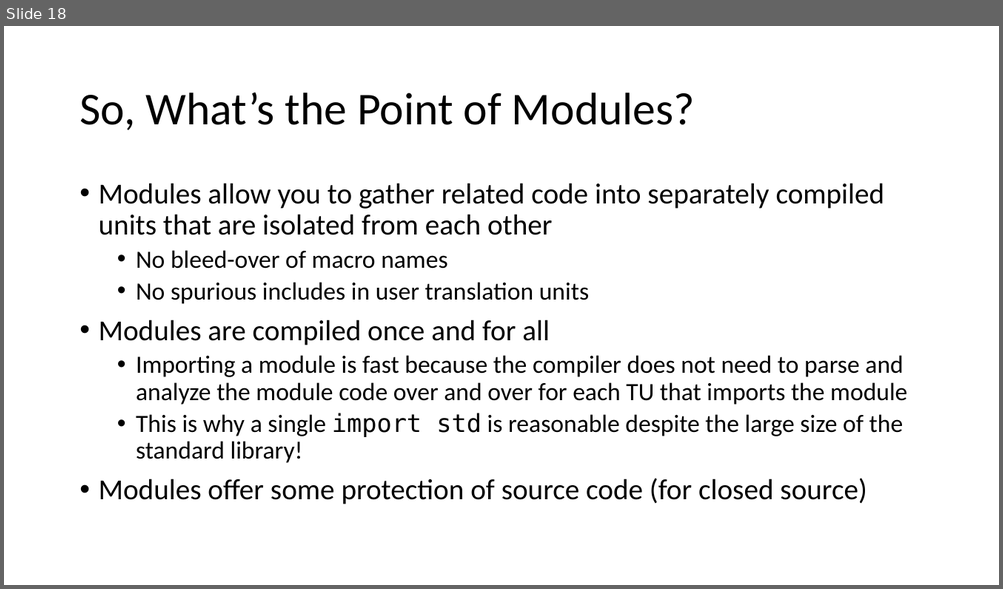
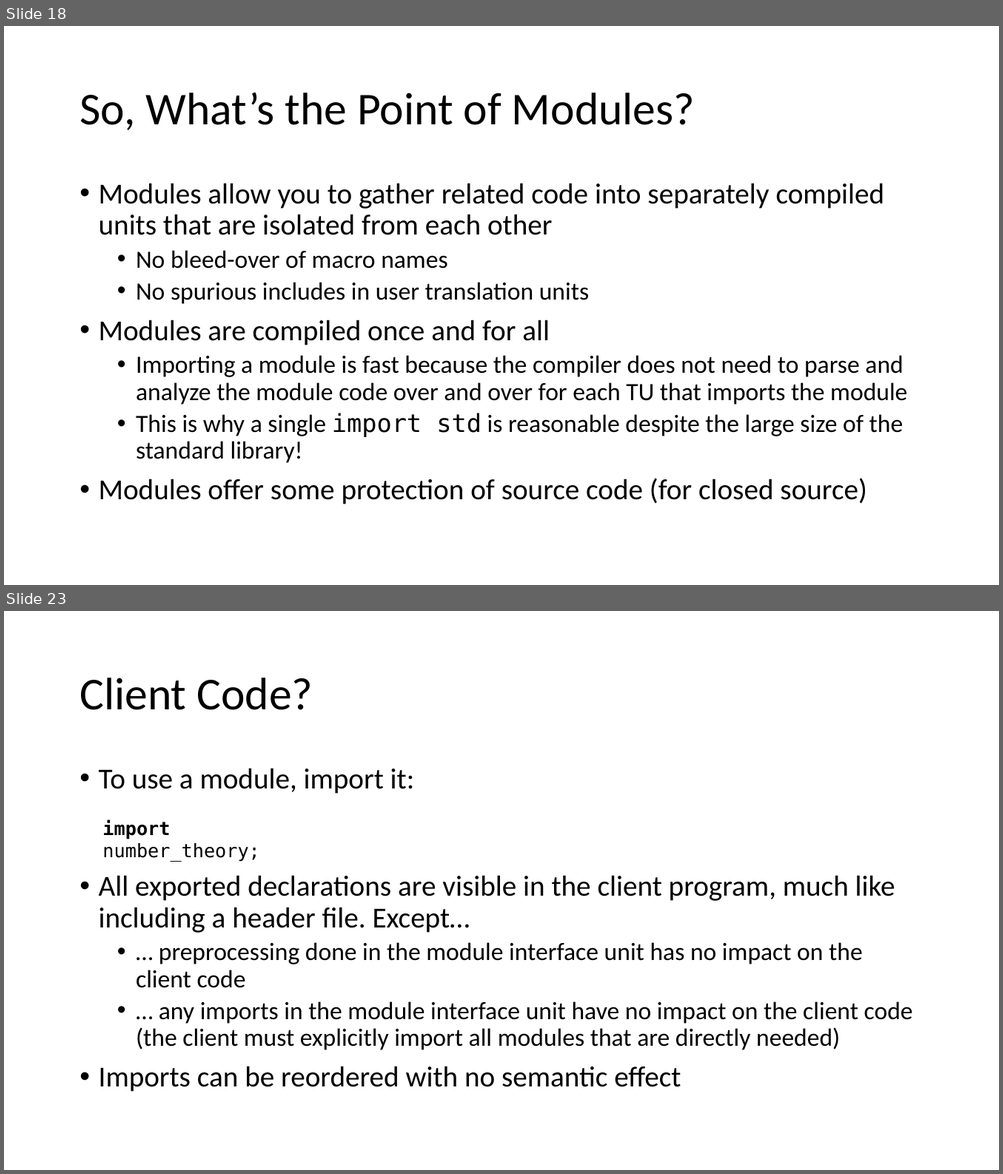
Before and after one commit to pchapin/cpp, a slide deck: Presentations/Modules.pptx. Shown one above the other, each under a label of ours: slide 18 before the commit, slides 18 and 23 after it; the slides between them are not shown. The pictures are 1003x589 and 1003x1174 pixels, drawn with LibreOffice and Linux fonts; fonts in the diff are those of the drawing. Boxes give left, top, right and bottom in pixels: in the first picture for what was removed or moved away, otherwise in the second. Text is boxed around its words. In the diff, an @@ line names an element or a change of style, - is before the commit and + after.

Commit message:
More updates to the presentation on modules.

```diff
--- a/Presentations/Modules.pptx
+++ b/Presentations/Modules.pptx
@@ slide 23 added at [4,611,999,1170], background #FFFFFF @@
@@ title added at [79,678,313,710], 44 pt, text #000000 @@
+Client Code?
@@ text added at [99,768,913,1092], 24 pt, text #000000 @@
+• To use a module, import it:
+• All exported declarations are visible in the client program, much like including a header file. Except…
+  • … preprocessing done in the module interface unit has no impact on the client code
+  • … any imports in the module interface unit have no impact on the client code (the client must explicitly import all modules that are directly needed)
+• Imports can be reordered with no semantic effect
@@ text added at [102,820,259,862], 18 pt, text #000000 @@
+import number_theory;
```
Also in this commit, not shown: 10 slides changed, 10 other slides added.
